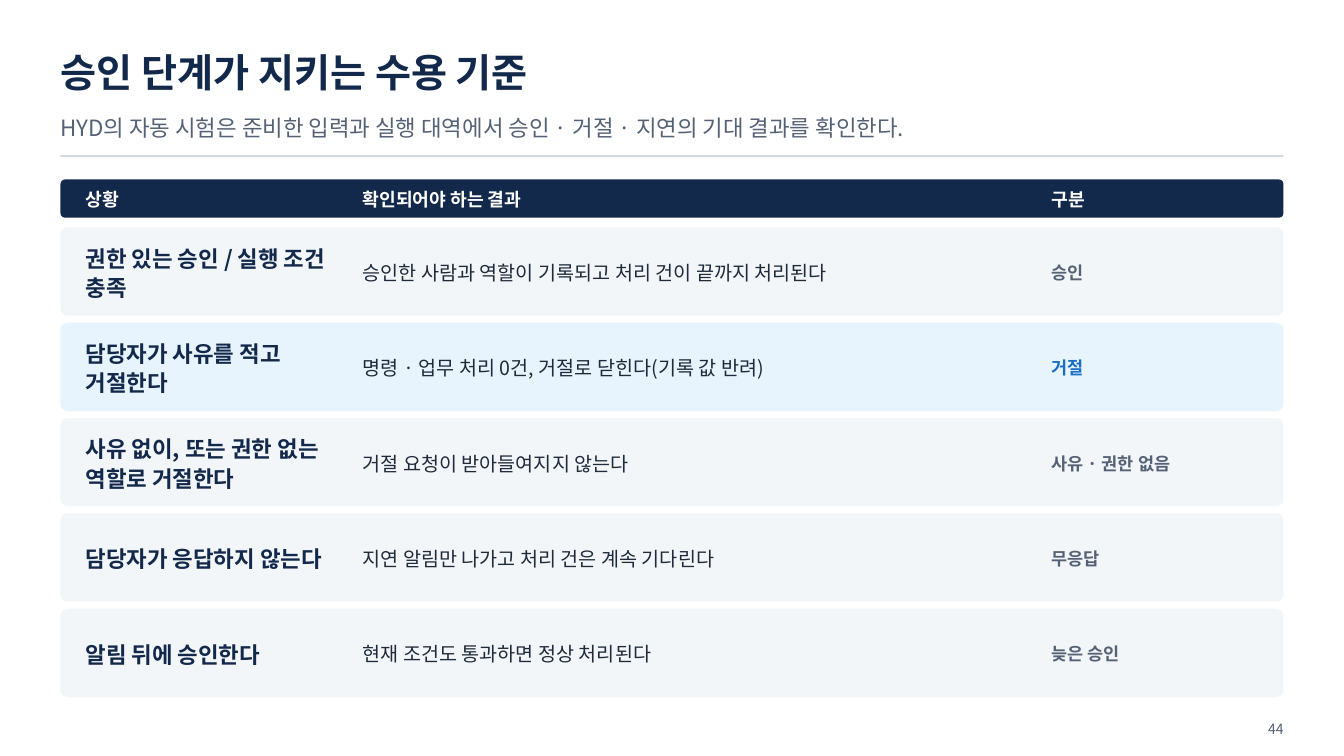
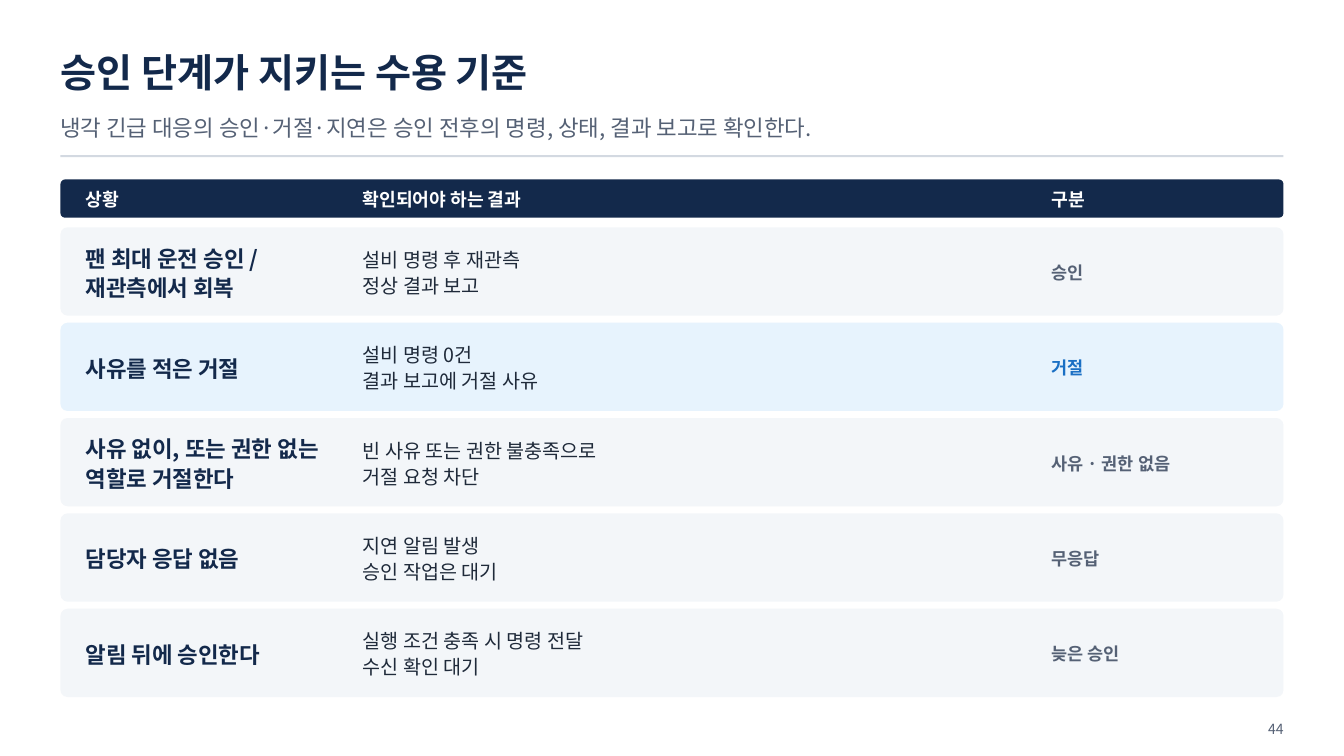
Before and after one commit to uengine-oss/hyd-iot-edu, a slide deck: slide 44 of workspace/강의제작/산출물/통합반/이론/07회차/통합반_07일차.pptx. Drawn at 1344x756 pixels with LibreOffice and Linux fonts; fonts in the diff are those of the drawing. Boxes give left, top, right and bottom in pixels: in the first picture for what was removed or moved away, otherwise in the second. Text is boxed around its words. In the diff, an @@ line names an element or a change of style, - is before the commit and + after.

Commit message:
통합반 7회차 36~44장 계약과 승인 시험을 코드 원문·낭독에 맞춰 확정

```diff
--- a/workspace/강의제작/산출물/통합반/이론/07회차/통합반_07일차.pptx
+++ b/workspace/강의제작/산출물/통합반/이론/07회차/통합반_07일차.pptx
@@ text at <box>60,117,812,140</box>: text changed @@
-HYD의 자동 시험은 준비한 입력과 실행 대역에서 승인 · 거절 · 지연의 기대 결과를 확인한다.
+냉각 긴급 대응의 승인·거절·지연은 승인 전후의 명령, 상태, 결과 보고로 확인한다.
@@ text at <box>86,248,244,298</box>: text changed @@
-권한 있는 승인 / 실행 조건 충족
+팬 최대 운전 승인 / 재관측에서 회복
@@ text at <box>363,250,520,295</box>: text changed @@
-승인한 사람과 역할이 기록되고 처리 건이 끝까지 처리된다
+설비 명령 후 재관측
+정상 결과 보고
@@ text at <box>86,358,239,379</box>: text changed @@
-담당자가 사유를 적고 거절한다
+사유를 적은 거절
@@ text at <box>363,345,538,390</box>: text changed @@
-명령 · 업무 처리 0건, 거절로 닫힌다(기록 값 반려)
+설비 명령 0건
+결과 보고에 거절 사유
@@ text at <box>363,441,597,486</box>: text changed @@
-거절 요청이 받아들여지지 않는다
+빈 사유 또는 권한 불충족으로
+거절 요청 차단
@@ text at <box>363,536,498,581</box>: text changed @@
-지연 알림만 나가고 처리 건은 계속 기다린다
+지연 알림 발생
+승인 작업은 대기
@@ text at <box>86,548,239,569</box>: text changed @@
-담당자가 응답하지 않는다
+담당자 응답 없음
@@ text at <box>363,631,583,676</box>: text changed @@
-현재 조건도 통과하면 정상 처리된다
+실행 조건 충족 시 명령 전달
+수신 확인 대기
```
Also in this commit, not shown: 5 other slides changed, 28 other files.
